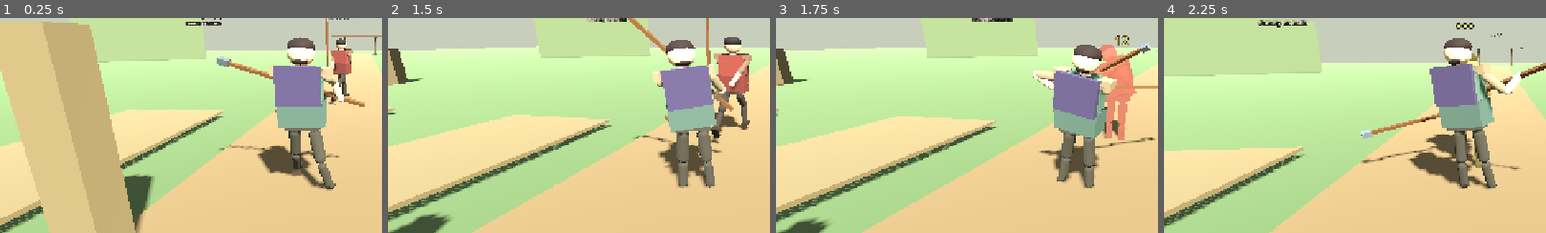
Above: before the commit, frames 1-4 (left to right).
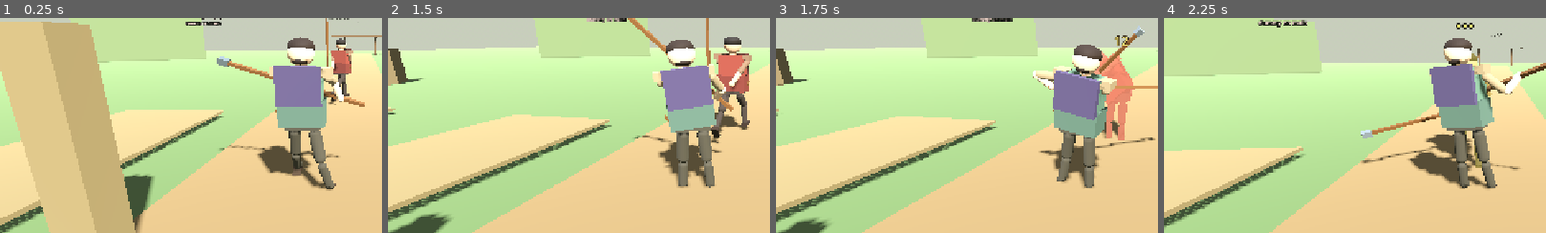
Above: after the commit, the same moments.

Repository: fortins4/devPlayground
Game: Godot game, scene res://scenes/main/main.tscn
Same seed, same stepped clock (60 frames per second), same inputs: the game is played once before the commit and once after it.
Inputs (mouse positions are % of the whole screen's width and height, from its top left):
- Up to frame 1 (0.25 s): no input
- Up to frame 2 (1.5 s): tap Enter at 0.5 s; move the mouse to (55, 50) at 0.52 s; hold Right mouse button (attack_heavy) 0.53-1.28 s; hold W (move_forward) from 0.53 s (still down); click (55, 50) at 0.67 s; tap Space (jump) at 0.77 s; move the mouse to (45, 50) at 1.27 s; click (45, 50) at 1.35 s
- Up to frame 3 (1.75 s): keep holding W (move_forward); tap Space (jump) at 1.52 s
- Up to frame 4 (2.25 s): keep holding W (move_forward); move the mouse to (52, 48) at 2.02 s; hold H (band_toggle) from 2.03 s (still down)
The pictures show only the part of the screen within x 2-52%, y 26-76%; the shares and areas given below are measured in that part.

Frames 1-2 are identical in both runs. In frame 3, 1.1% of the frame differs, in the area x 83-98%, y 3-54%; in frame 4, nothing differs.

Commit message:
feat(combat): lean a left-side hit the other way

Diff:
--- a/systems/combat/tool_strike_poses.gd
+++ b/systems/combat/tool_strike_poses.gd
@@ -867,8 +867,10 @@
 			torso = Vector3(deg_to_rad(6.0), deg_to_rad(14.0), deg_to_rad(28.0))
 			head = Vector3(deg_to_rad(0.0), deg_to_rad(8.0), deg_to_rad(14.0))
 		&"left":
-			torso = Vector3(deg_to_rad(6.0), deg_to_rad(-14.0), deg_to_rad(-28.0))
-			head = Vector3(deg_to_rad(0.0), deg_to_rad(-8.0), deg_to_rad(-14.0))
+			# Shared flinch hips already yaw left. Roll, not a spin, so the
+			# chest bends to the player's right and the face stays forward.
+			torso = Vector3(deg_to_rad(6.0), deg_to_rad(-6.0), deg_to_rad(-44.0))
+			head = Vector3(deg_to_rad(0.0), deg_to_rad(-4.0), deg_to_rad(-18.0))
 		&"low":
 			# Rising hit: fold the chest back (+X sends the head toward +Z).
 			torso = Vector3(deg_to_rad(24.0), 0.0, 0.0)
@@ -898,10 +900,10 @@
 			r_pole_local = Vector3(-0.1, -0.2, -0.45)
 			l_pole_local = Vector3(-0.5, -0.12, -0.4)
 		&"left":
-			right_local = Vector3(0.52, -0.30, -0.58)
-			left_local = Vector3(0.08, -0.42, -0.62)
-			r_pole_local = Vector3(0.5, -0.12, -0.4)
-			l_pole_local = Vector3(0.1, -0.2, -0.45)
+			right_local = Vector3(0.58, -0.28, -0.60)
+			left_local = Vector3(0.12, -0.40, -0.64)
+			r_pole_local = Vector3(0.55, -0.10, -0.42)
+			l_pole_local = Vector3(0.16, -0.18, -0.48)
 		&"low":
 			# Chest open, bar still in front and under the chin. Not over the skull.
 			right_local = Vector3(0.22, -0.82, -0.62)
